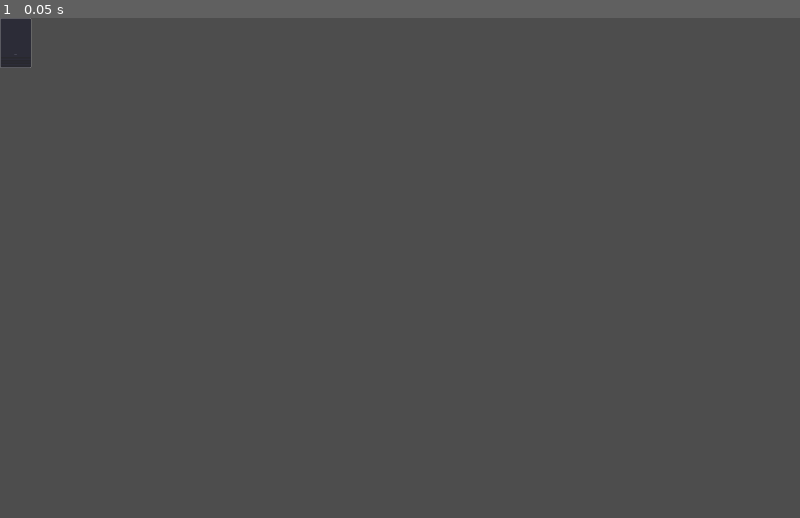
Above: before the commit, frame 1.
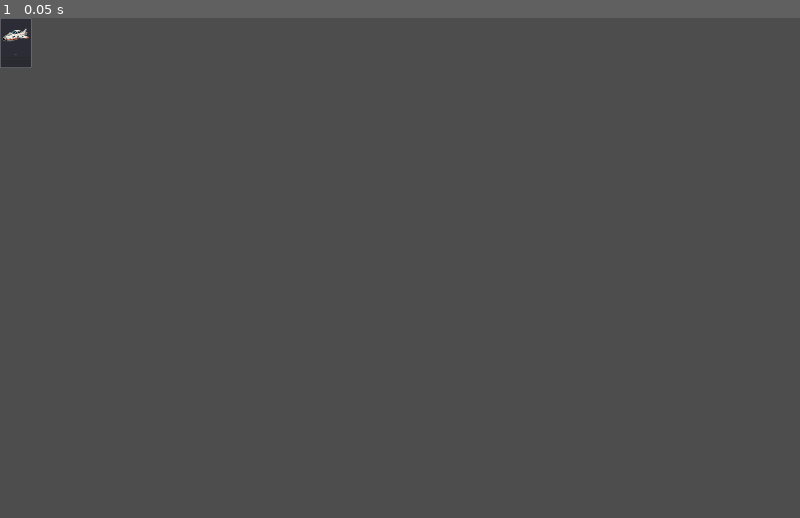
Above: after the commit, the same moment.

Repository: ZhanXuzhao/space-war
Game: Godot game, scene res://scenes/ui/LockedTargetCard.tscn
Two runs of this game, one before a commit and one after it. Both use one fixed random seed, a clock stepped at 60 frames per second and the inputs below. This scene is started directly instead of the project's main scene.
Inputs:
- Up to frame 1 (0.05 s): no input

The runs differ from the first frame. In frame 1, less than 0.1% of the frame differs, in the area x 0-4%, y 2-5%.

Commit message:
fix 锁定面板图片显示bug

Diff:
--- a/scenes/ui/LockedTargetCard.tscn
+++ b/scenes/ui/LockedTargetCard.tscn
@@ -1,18 +1,19 @@
 [gd_scene format=3 uid="uid://b7hq8rfd403wr"]
 
-[ext_resource type="Script" path="res://scripts/ui/LockedTargetCard.gd" id="1"]
+[ext_resource type="Script" uid="uid://c6eu32y7vtoh1" path="res://scripts/ui/LockedTargetCard.gd" id="1"]
+[ext_resource type="Texture2D" uid="uid://dj2hbipxsw2vk" path="res://images/icon_frigate.png" id="2_0n0n7"]
 
 [sub_resource type="StyleBoxFlat" id="card_bg"]
 bg_color = Color(0.15, 0.15, 0.2, 0.85)
+border_width_left = 1
+border_width_top = 1
+border_width_right = 1
+border_width_bottom = 1
 border_color = Color(0.7, 0.7, 0.7, 1)
-border_width_left = 1
-border_width_right = 1
-border_width_top = 1
-border_width_bottom = 1
 corner_radius_top_left = 4
 corner_radius_top_right = 4
+corner_radius_bottom_right = 4
 corner_radius_bottom_left = 4
-corner_radius_bottom_right = 4
 
 [sub_resource type="StyleBoxFlat" id="bar_bg"]
 bg_color = Color(0.15, 0.15, 0.15, 0.5)
@@ -29,13 +30,14 @@
 [sub_resource type="StyleBoxFlat" id="cap_fill"]
 bg_color = Color(0.1, 0.5, 0.9, 0.9)
 
-[node name="LockedTargetCard" type="Panel"]
-script = ExtResource("1")
+[node name="LockedTargetCard" type="Panel" unique_id=1628996038]
 custom_minimum_size = Vector2(100, 160)
 size_flags_horizontal = 4
 theme_override_styles/panel = SubResource("card_bg")
+script = ExtResource("1")
 
-[node name="VBox" type="VBoxContainer" parent="."]
+[node name="VBox" type="VBoxContainer" parent="." unique_id=2020424505]
+layout_mode = 0
 anchor_right = 1.0
 anchor_bottom = 1.0
 offset_left = 3.0
@@ -43,14 +45,16 @@
 offset_right = -3.0
 offset_bottom = -3.0
 
-[node name="IconRect" type="TextureRect" parent="VBox"]
+[node name="IconRect" type="TextureRect" parent="VBox" unique_id=868249285]
 custom_minimum_size = Vector2(90, 60)
 layout_mode = 2
 size_flags_horizontal = 3
 size_flags_vertical = 3
+texture = ExtResource("2_0n0n7")
+expand_mode = 1
 stretch_mode = 5
 
-[node name="NameLabel" type="Label" parent="VBox"]
+[node name="NameLabel" type="Label" parent="VBox" unique_id=20391773]
 layout_mode = 2
 theme_override_colors/font_color = Color(0.8, 0.8, 0.9, 1)
 theme_override_font_sizes/font_size = 8
@@ -59,34 +63,34 @@
 autowrap_mode = 3
 max_lines_visible = 1
 
-[node name="ShieldBar" type="ProgressBar" parent="VBox"]
+[node name="ShieldBar" type="ProgressBar" parent="VBox" unique_id=1026348641]
 custom_minimum_size = Vector2(0, 5)
 layout_mode = 2
 size_flags_horizontal = 3
-show_percentage = false
 theme_override_styles/background = SubResource("bar_bg")
 theme_override_styles/fill = SubResource("shield_fill")
+show_percentage = false
 
-[node name="ArmorBar" type="ProgressBar" parent="VBox"]
+[node name="ArmorBar" type="ProgressBar" parent="VBox" unique_id=1881719900]
 custom_minimum_size = Vector2(0, 5)
 layout_mode = 2
 size_flags_horizontal = 3
-show_percentage = false
 theme_override_styles/background = SubResource("bar_bg")
 theme_override_styles/fill = SubResource("armor_fill")
+show_percentage = false
 
-[node name="HullBar" type="ProgressBar" parent="VBox"]
+[node name="HullBar" type="ProgressBar" parent="VBox" unique_id=1197030804]
 custom_minimum_size = Vector2(0, 5)
 layout_mode = 2
 size_flags_horizontal = 3
-show_percentage = false
 theme_override_styles/background = SubResource("bar_bg")
 theme_override_styles/fill = SubResource("hull_fill")
+show_percentage = false
 
-[node name="CapacitorBar" type="ProgressBar" parent="VBox"]
+[node name="CapacitorBar" type="ProgressBar" parent="VBox" unique_id=165395072]
 custom_minimum_size = Vector2(0, 5)
 layout_mode = 2
 size_flags_horizontal = 3
-show_percentage = false
 theme_override_styles/background = SubResource("bar_bg")
 theme_override_styles/fill = SubResource("cap_fill")
+show_percentage = false
